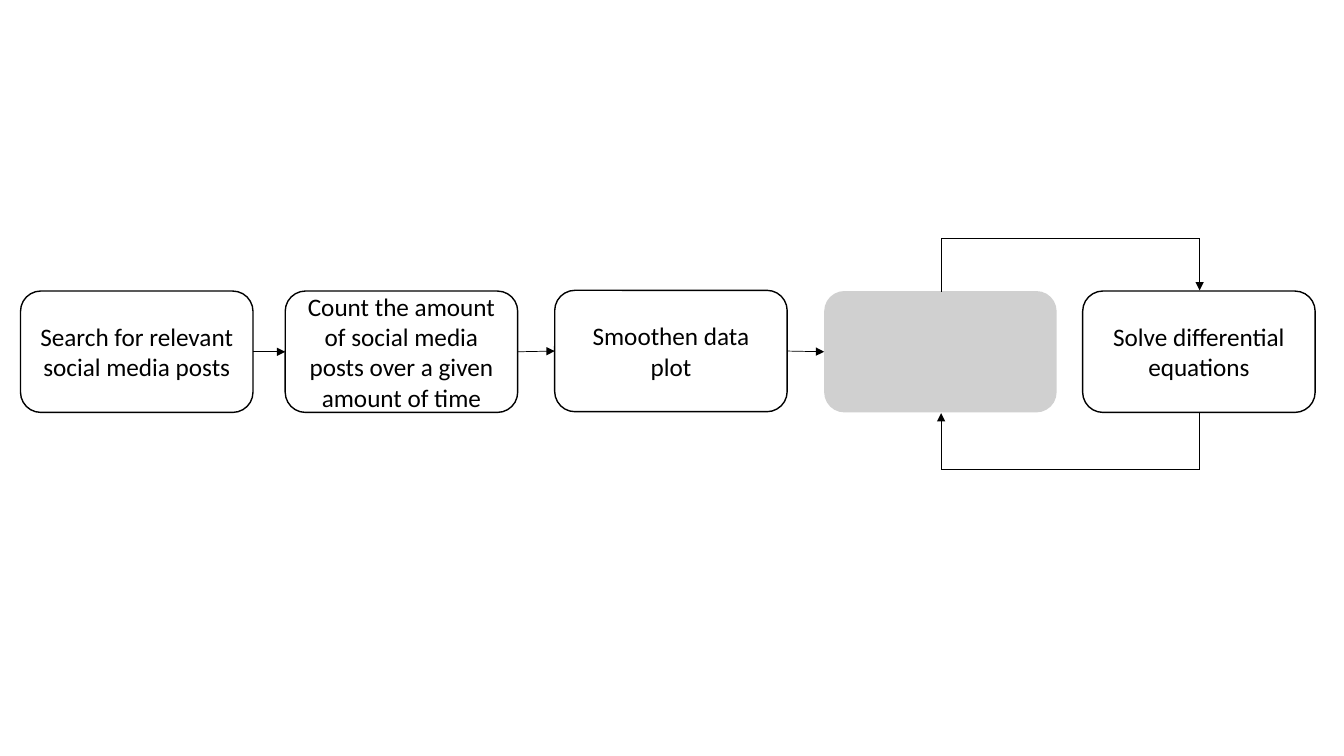
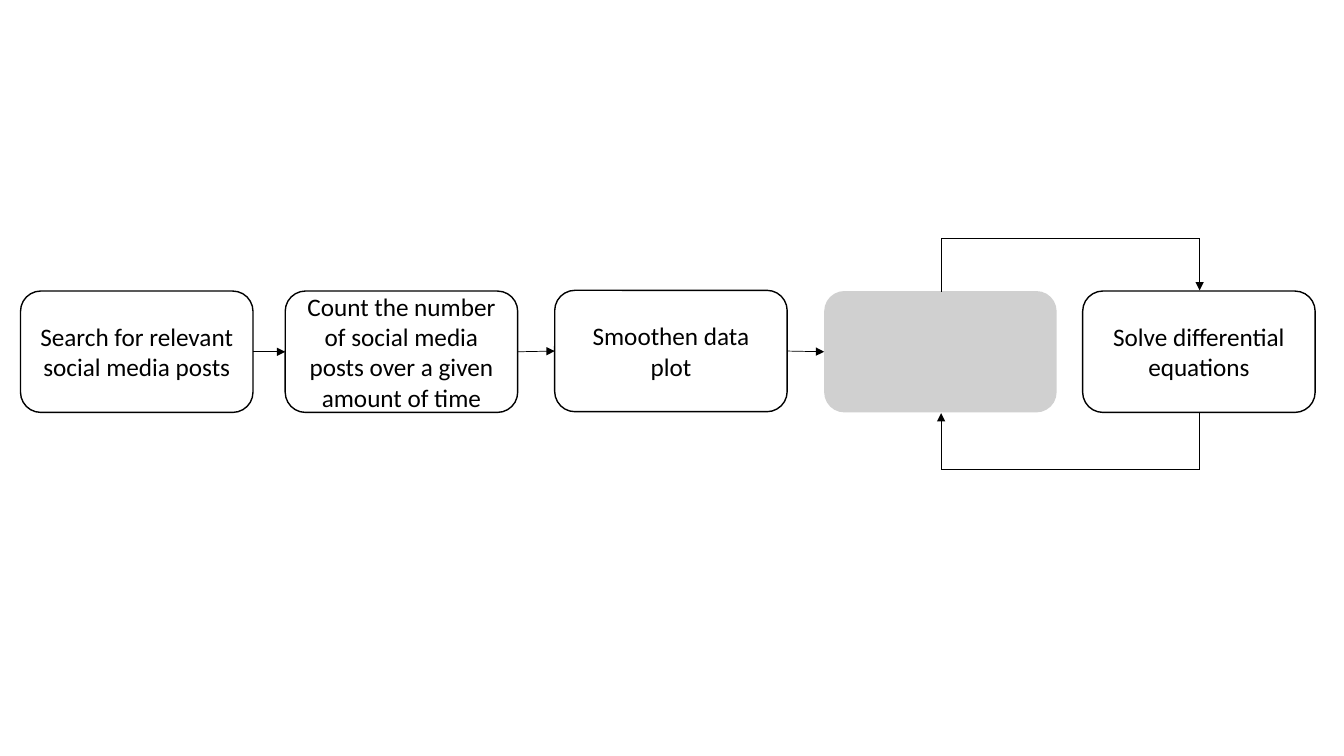
Before and after one commit to isabella-grieser/Modeling-and-Monitoring-Social-Media-Dynamics-to-predict-Electricity-Demand-Peaks, a slide deck: slide 1 of presentations/GrafikenThesis.pptx. Drawn at 1344x756 pixels with LibreOffice and Linux fonts; fonts in the diff are those of the drawing; grey boxes stand for pictures. Boxes give left, top, right and bottom in pixels: in the first picture for what was removed or moved away, otherwise in the second. Text is boxed around its words. In the diff, an @@ line names an element or a change of style, - is before the commit and + after.

```diff
--- a/presentations/GrafikenThesis.pptx
+++ b/presentations/GrafikenThesis.pptx
@@ text in rounded rectangle at (307,298,495,413): text changed @@
-Count the amount of social media posts over a given amount of time
+Count the number of social media posts over a given amount of time
```
Also in this commit, not shown: 21 other files.
